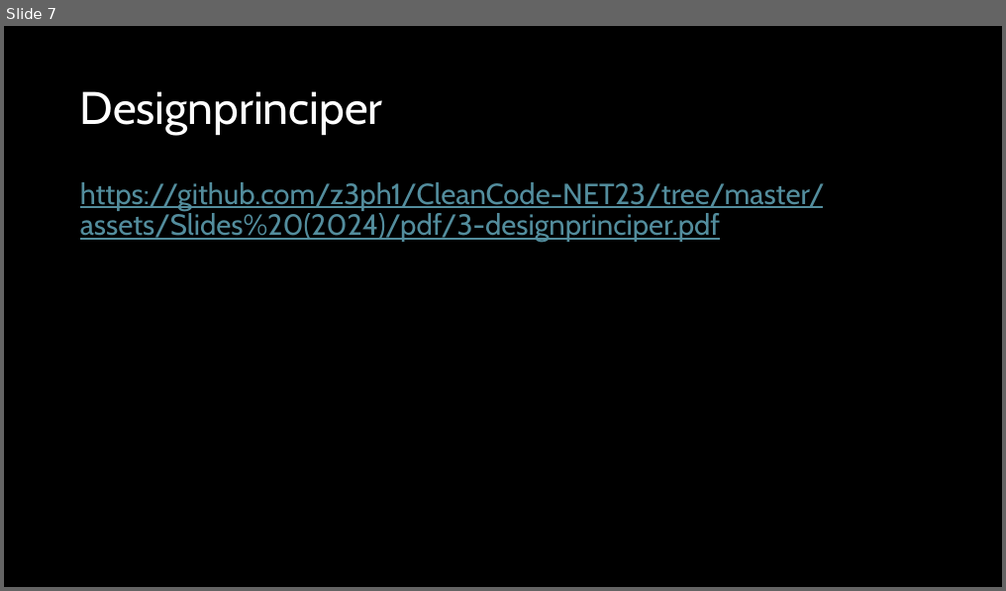
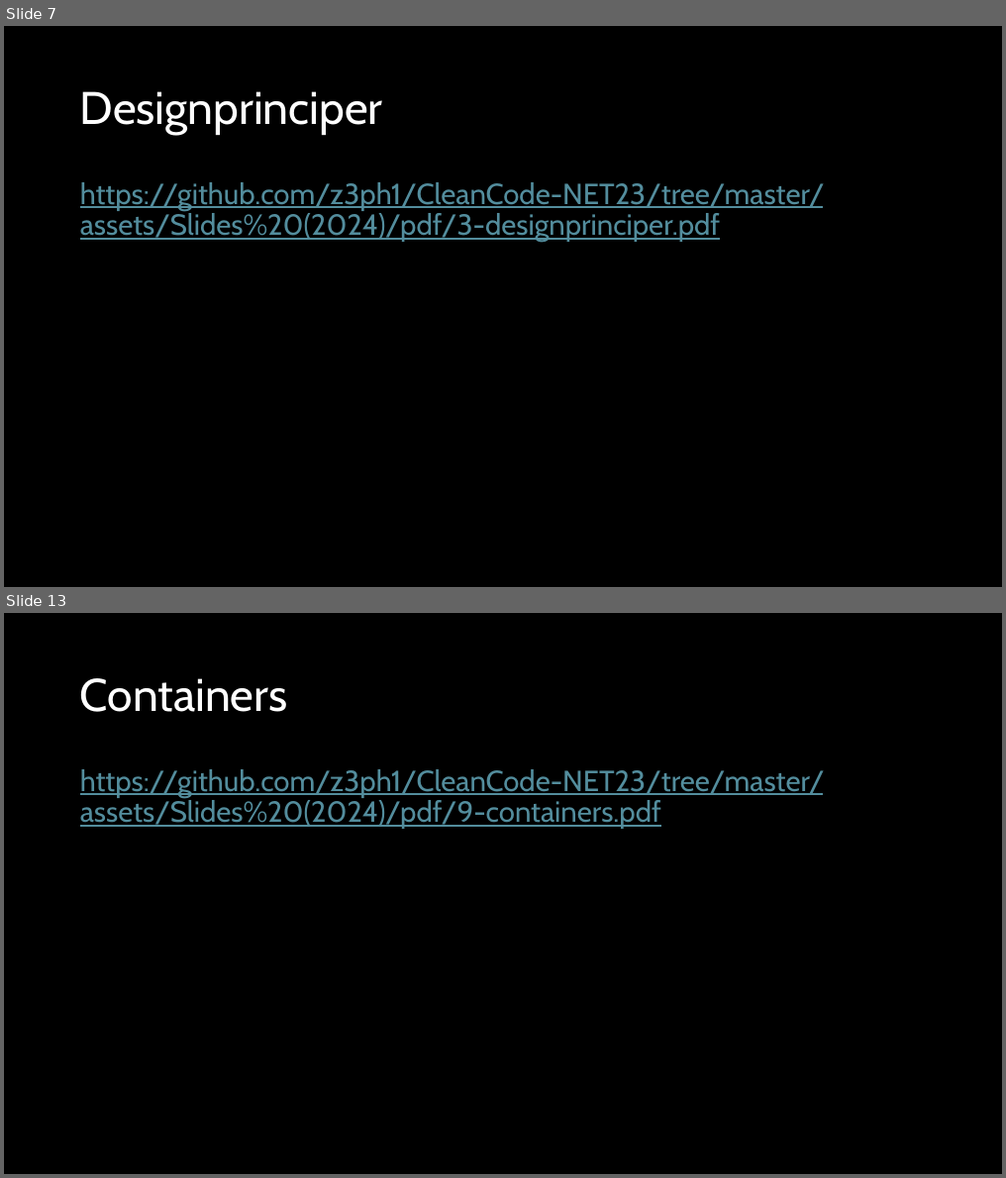
Before and after one commit to z3ph1/CleanCode-NET23, a slide deck: assets/Slides (2024)/pptx/1-cleancode.pptx. Shown one above the other, each under a label of ours: slide 7 before the commit, slides 7 and 13 after it; the slides between them are not shown. The pictures are 1006x591 and 1006x1178 pixels, drawn with LibreOffice and Linux fonts; fonts in the diff are those of the drawing. Boxes give left, top, right and bottom in pixels: in the first picture for what was removed or moved away, otherwise in the second. Text is boxed around its words. In the diff, an @@ line names an element or a change of style, - is before the commit and + after.

```diff
--- a/assets/Slides (2024)/pptx/1-cleancode.pptx
+++ b/assets/Slides (2024)/pptx/1-cleancode.pptx
@@ slide 13 added at bbox=[4, 613, 1002, 1174], background #000000 @@
@@ title added at bbox=[80, 678, 288, 712], 44 pt, text #FFFFFF @@
+Containers
@@ text added at bbox=[80, 769, 825, 829], 28 pt, text #538D9D, underline @@
+https://github.com/z3ph1/CleanCode-NET23/tree/master/assets/Slides%20(2024)/pdf/9-containers.pdf
```
Also in this commit, not shown: 5 other slides added, 28 other files.
